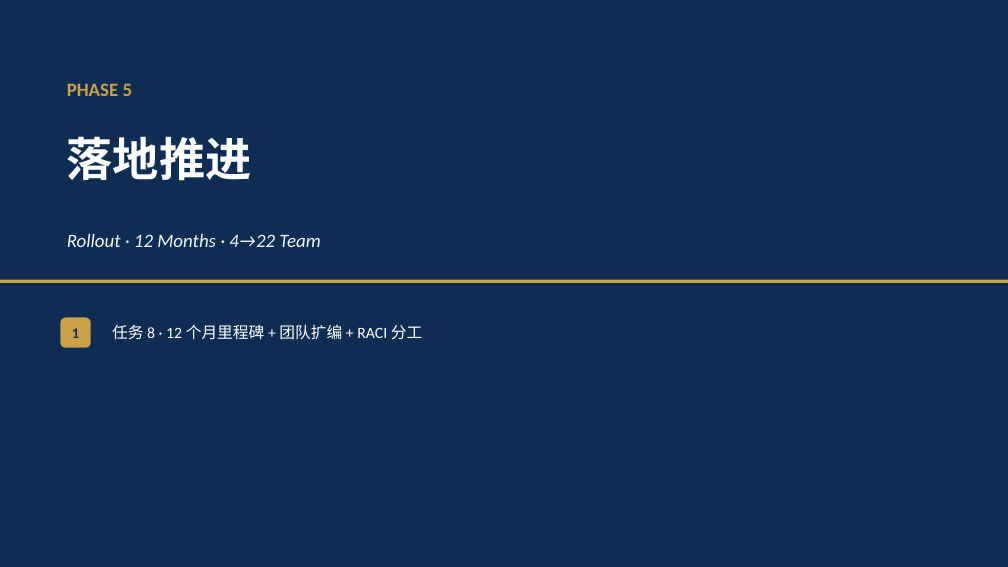
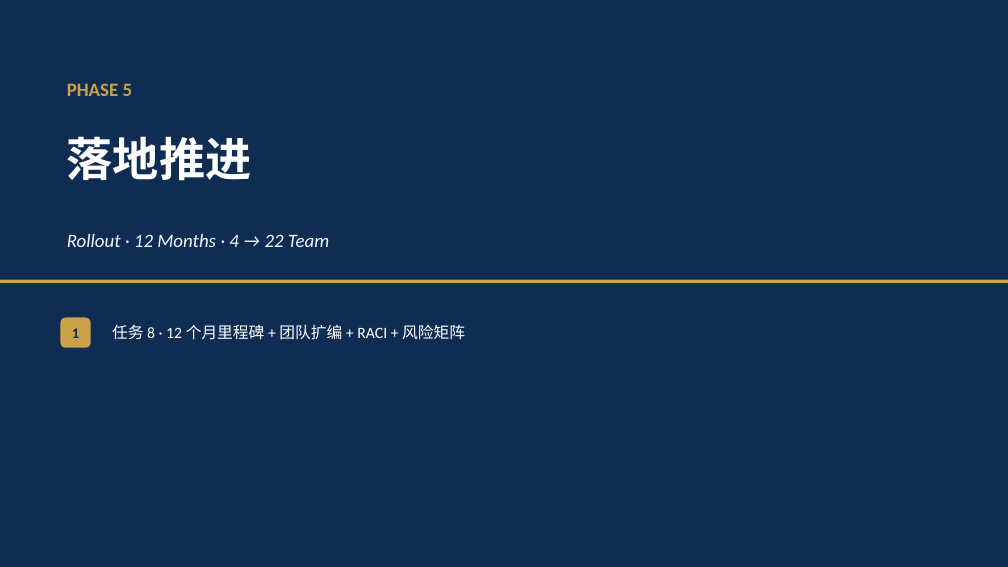
Before and after one commit to hujigang2010-maker/AIDEN, a slide deck: slide 30 of docs/deck/GS-iDrive-Hub-招商方案.pptx (slide 18 before the commit). Drawn at 1008x567 pixels with LibreOffice and Linux fonts; fonts in the diff are those of the drawing. Boxes give left, top, right and bottom in pixels: in the first picture for what was removed or moved away, otherwise in the second. Text is boxed around its words. In the diff, an @@ line names an element or a change of style, - is before the commit and + after.

```diff
--- a/docs/deck/GS-iDrive-Hub-招商方案.pptx
+++ b/docs/deck/GS-iDrive-Hub-招商方案.pptx
@@ text at <box>67,234,329,247</box>: spaces changed @@
-Rollout · 12 Months · 4→22 Team
+Rollout · 12 Months · 4 → 22 Team
@@ text at <box>112,324,465,340</box>: text changed @@
-任务 8 · 12 个月里程碑 + 团队扩编 + RACI 分工
+任务 8 · 12 个月里程碑 + 团队扩编 + RACI + 风险矩阵
```
Also in this commit, not shown: 18 other slides changed, 13 slides added, 2 other files.
